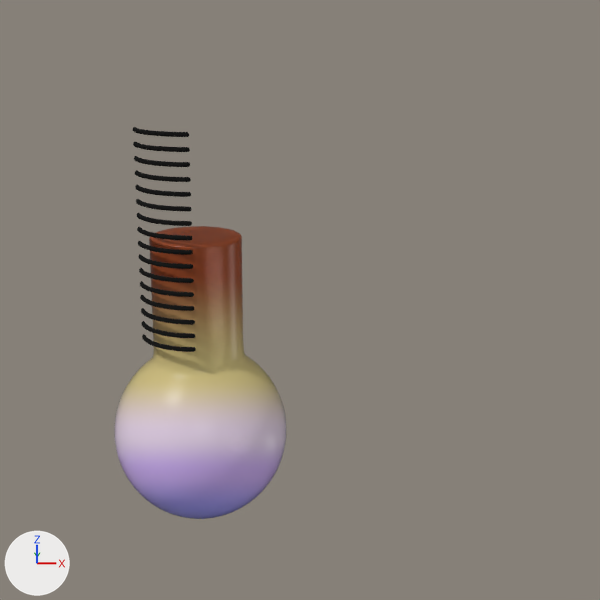
Two versions of the Blender file sketch/weather2.blend, one commit apart.
One viewpoint serves both versions: the file's camera 'Camera'. Lighting does not change. The marker at lower left points along +X, +Y and +Z.
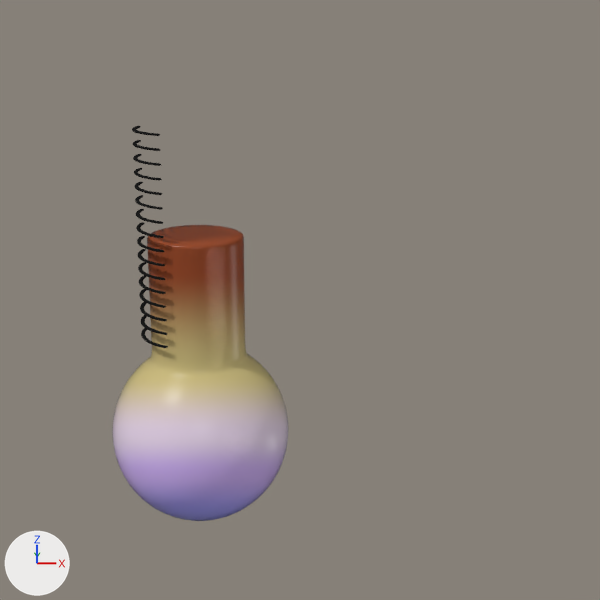
The change, as a diff of the scene's bpy script:
```diff
--- a/sketch/weather2.blend.py
+++ b/sketch/weather2.blend.py
@@ me_plane @@
 me_plane.from_pydata(...)  # 72 vertices, 70 faces; spans x -0.19..0.012, y -0.199..-0.041, z 0.037..0.054
 # used by ob_plane_002; location = (-0.335, 0.583, 0.88)
+# me_plane part 1: the whole mesh is scaled about its middle by (1, 1, 0.497)
 me_plane.materials.append(mat_marks)
@@ ob_plane_002 @@
 ob_plane_002.location = (-0.335, 0.583, 0.88)
+ob_plane_002.rotation_euler = (0.0, 0.0, -0.518)  # degrees (0, 0, -30)
 _m = ob_plane_002.modifiers.new('Subsurf', 'SUBSURF')
@@ ob_plane_002 @@
 _m = ob_plane_002.modifiers.new('Array', 'ARRAY')
 _m.constant_offset_displace = (0.0, 0.0, 0.0)
-_m.relative_offset_displace = (0.0, 0.0, 3.0)
+_m.relative_offset_displace = (0.0, 0.0, 6.0)
```

Pixel boxes [x1, y1, x2, y2] of what changed, in the pictures (600 x 600 px):
'Plane.002', mesh rescaled, turned, modifiers changed: before [133, 127, 196, 352]; after [132, 126, 168, 348]
